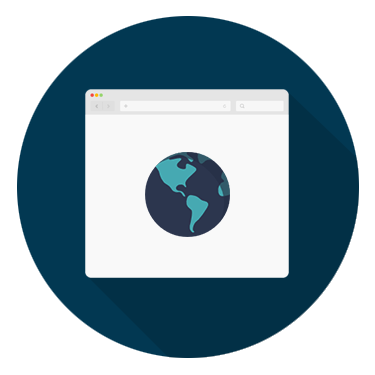
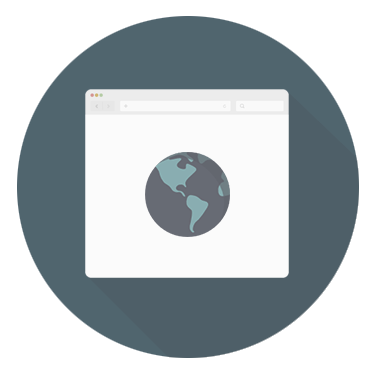
Layers edited between the first and the second 375px x 375px image:
added group "disabled" (75%) with 5 layers above "active" over [17, 16, 359, 358]
added layer "icon" (1st of 2, in "disabled") in group "disabled" over [145, 152, 230, 237]
added layer "browser" (1st of 2, in "disabled") in group "disabled" over [85, 89, 289, 278]
added layer "shadow" (1st of 2, in "disabled") (14%) in group "disabled" over [86, 90, 359, 358]
added layer "circle" (1st of 2, in "disabled") in group "disabled" over [17, 16, 359, 358]
moved "icon" (2nd of 2, in "active") into group "active" over [145, 152, 230, 237]
moved "browser" (2nd of 2, in "active") into group "active" over [85, 89, 289, 278]
moved "shadow" (2nd of 2, in "active") into group "active" over [86, 90, 359, 358]
moved "circle" (2nd of 2, in "active") into group "active" over [17, 16, 359, 358]
